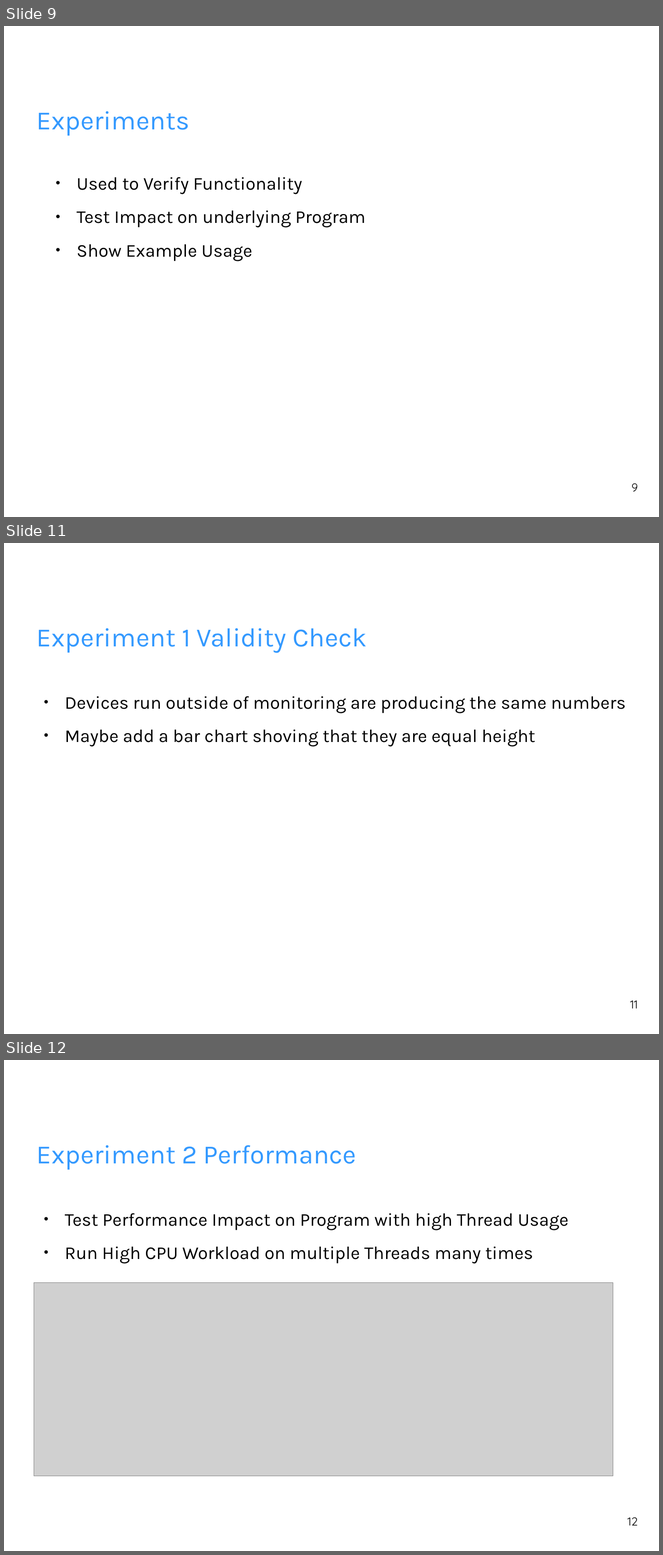
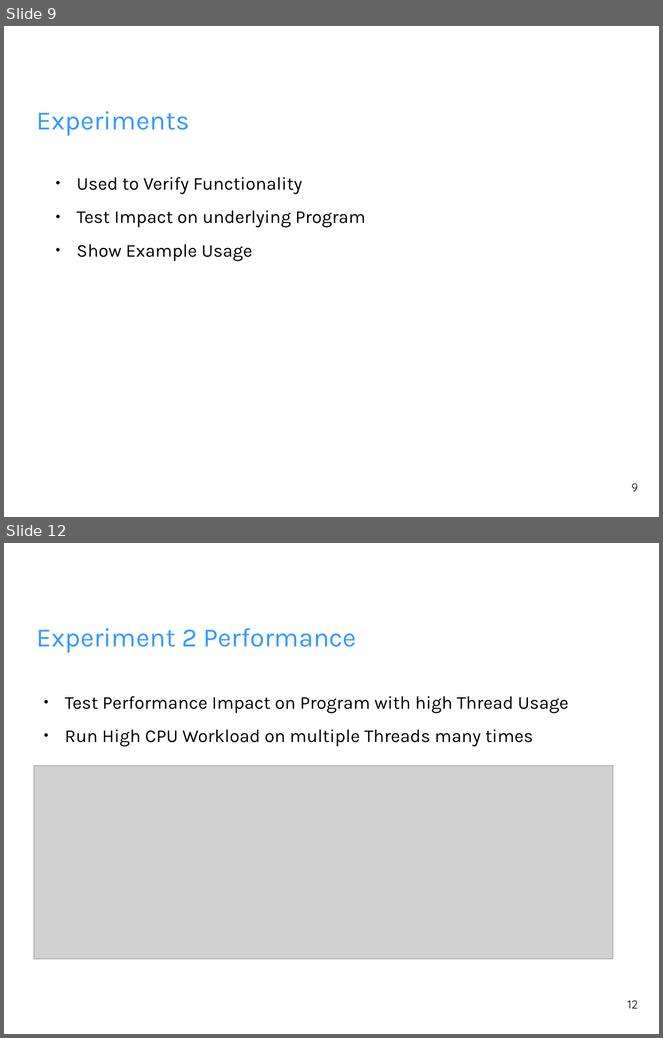
Before and after one commit to fhilprec/HardwareMonitoring, a slide deck: ProjectPresentation.odp. Shown one above the other, each under a label of ours: slides 9, 11 and 12 before the commit, slides 9 and 12 after it; the slides between them are not shown. The pictures are 663x1555 and 663x1038 pixels, drawn with LibreOffice and Linux fonts; fonts in the diff are those of the drawing; grey boxes stand for pictures; background and template pictures are left out. Boxes give left, top, right and bottom in pixels: in the first picture for what was removed or moved away, otherwise in the second. Text is boxed around its words. In the diff, an @@ line names an element or a change of style, - is before the commit and + after.

```diff
--- a/ProjectPresentation.odp
+++ b/ProjectPresentation.odp
@@ slide 11 removed at bbox=[4, 543, 659, 1034], background picture (left out) @@
@@ title removed at bbox=[37, 628, 367, 653] @@
-Experiment 1 Validity Check
@@ text removed at bbox=[65, 696, 626, 747] @@
-● Devices run outside of monitoring are producing the same numbers
-● Maybe add a bar chart shoving that they are equal height
@@ page number removed at bbox=[631, 1001, 638, 1009] @@
-11
```
Also in this commit, not shown: 2 slides changed, 1 other slide removed.
